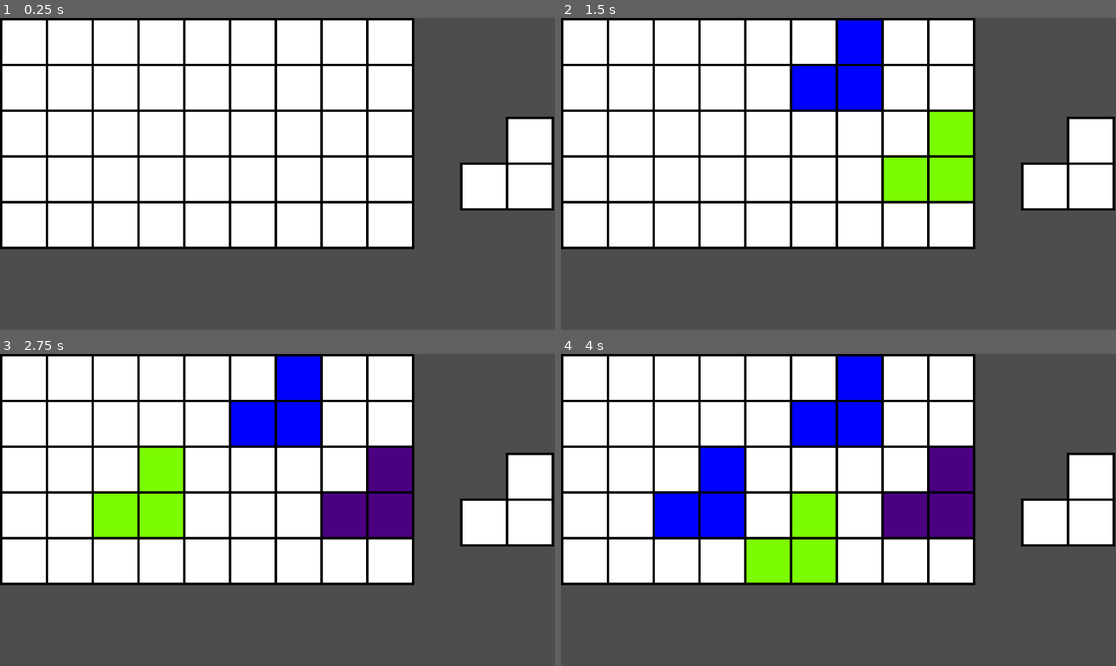
Above: before the commit, frames 1-4 (two rows, left to right).
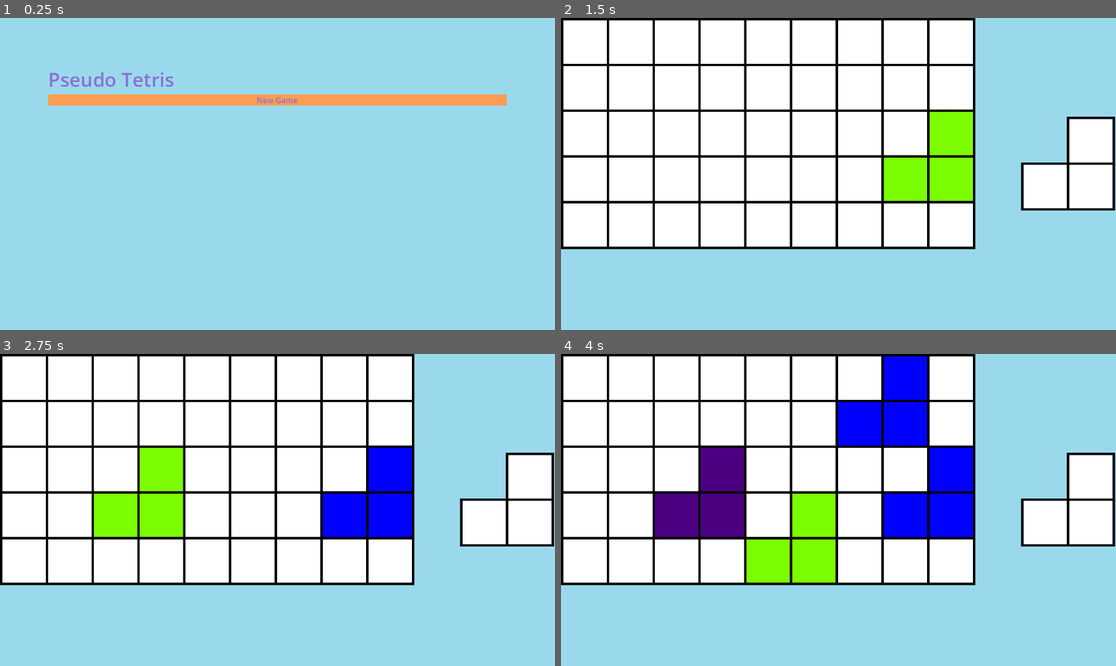
Above: after the commit, the same moments.

Repository: AI-Sturdy-Group/seudo-tetris
Game: Godot game, scene res://Scenes/Game menu/menu.tscn
The game is run twice, just before and just after one commit, with the same random seed, the same clock (stepped at 60 frames per second) and the same inputs. Before the commit the project starts from res://Scenes/board.tscn.
Inputs (mouse positions are in pixels of both pictures, inside the frame that each line leads up to):
- Up to frame 1 (0.25 s): no input
- Up to frame 2 (1.5 s): click (838, 99) at 0.5 s, where only the run after the commit has a clickable "New Game"; tap Enter at 1.25 s; move the mouse to (960, 158) at 1.27 s; click (960, 158) at 1.42 s
- Up to frame 3 (2.75 s): tap Space at 2 s; move the mouse to (166, 525) at 2.02 s; click (166, 525) at 2.17 s
- Up to frame 4 (4 s): tap Enter at 2.75 s; move the mouse to (894, 441) at 2.77 s; click (894, 441) at 2.92 s; tap Space at 3.5 s; move the mouse to (810, 572) at 3.52 s; click (810, 572) at 3.67 s

The runs differ from the first frame. In frame 1, 100% of the frame differs, in the area x 0-100%, y 0-100%; in frame 2, 44%; in frame 3, 48%; in frame 4, 52%.

Commit message:
Add simple title screen

Diff:
--- /dev/null
+++ b/Scenes/Game menu/MarginContainer.gd
@@ -0,0 +1,17 @@
+extends MarginContainer
+
+
+# Called when the node enters the scene tree for the first time.
+func _ready():
+	pass # Replace with function body.
+
+
+# Called every frame. 'delta' is the elapsed time since the previous frame.
+func _process(delta):
+	pass
+
+func _on_button_pressed():
+	$VBoxContainer.visible = false
+	var game = preload("res://Scenes/board.tscn")
+	var instantiated_game = game.instantiate()
+	add_child(instantiated_game)
--- /dev/null
+++ b/Scenes/Game menu/menu.gd
@@ -0,0 +1,17 @@
+extends Control
+
+
+# Called when the node enters the scene tree for the first time.
+func _ready():
+	pass # Replace with function body.
+
+
+# Called every frame. 'delta' is the elapsed time since the previous frame.
+func _process(delta):
+	pass
+
+
+func _on_button_pressed():
+	var game = preload("res://Scenes/board.tscn")
+	var instantiated_game = game.instantiate()
+	add_child(instantiated_game)
--- /dev/null
+++ b/Scenes/Game menu/menu.tscn
@@ -0,0 +1,66 @@
+[gd_scene load_steps=7 format=3 uid="uid://fmnb4aksenrh"]
+
+[ext_resource type="Script" path="res://Scenes/Game menu/menu.gd" id="1_t0woa"]
+[ext_resource type="Script" path="res://Scenes/Game menu/MarginContainer.gd" id="2_ee6rc"]
+
+[sub_resource type="StyleBoxFlat" id="StyleBoxFlat_l4jnt"]
+bg_color = Color(0.905882, 0.498039, 0.101961, 1)
+
+[sub_resource type="StyleBoxFlat" id="StyleBoxFlat_t5irs"]
+bg_color = Color(0.988235, 0.615686, 0.321569, 1)
+
+[sub_resource type="StyleBoxFlat" id="StyleBoxFlat_8ricl"]
+bg_color = Color(0.654902, 0.34902, 0.0313726, 1)
+
+[sub_resource type="Theme" id="Theme_63v8a"]
+Button/colors/font_color = Color(0.556863, 0.435294, 0.819608, 1)
+Button/styles/hover = SubResource("StyleBoxFlat_l4jnt")
+Button/styles/normal = SubResource("StyleBoxFlat_t5irs")
+Button/styles/pressed = SubResource("StyleBoxFlat_8ricl")
+
+[node name="Menu" type="Control"]
+layout_mode = 3
+anchors_preset = 15
+anchor_right = 1.0
+anchor_bottom = 1.0
+grow_horizontal = 2
+grow_vertical = 2
+script = ExtResource("1_t0woa")
+
+[node name="ColorRect" type="ColorRect" parent="."]
+layout_mode = 1
+anchors_preset = 15
+anchor_right = 1.0
+anchor_bottom = 1.0
+grow_horizontal = 2
+grow_vertical = 2
+color = Color(0.603922, 0.85098, 0.92549, 1)
+
+[node name="MarginContainer" type="MarginContainer" parent="ColorRect"]
+layout_mode = 1
+anchors_preset = 15
+anchor_right = 1.0
+anchor_bottom = 1.0
+grow_horizontal = 2
+grow_vertical = 2
+theme_override_constants/margin_left = 100
+theme_override_constants/margin_top = 100
+theme_override_constants/margin_right = 100
+theme_override_constants/margin_bottom = 100
+script = ExtResource("2_ee6rc")
+
+[node name="VBoxContainer" type="VBoxContainer" parent="ColorRect/MarginContainer"]
+layout_mode = 2
+
+[node name="GameTitle" type="Label" parent="ColorRect/MarginContainer/VBoxContainer"]
+layout_mode = 2
+theme_override_colors/font_color = Color(0.556863, 0.435294, 0.819608, 1)
+theme_override_font_sizes/font_size = 40
+text = "Pseudo Tetris"
+
+[node name="Button" type="Button" parent="ColorRect/MarginContainer/VBoxContainer"]
+layout_mode = 2
+theme = SubResource("Theme_63v8a")
+text = "New Game"
+
+[connection signal="pressed" from="ColorRect/MarginContainer/VBoxContainer/Button" to="ColorRect/MarginContainer" method="_on_button_pressed"]
--- a/project.godot
+++ b/project.godot
@@ -11,7 +11,7 @@
 [application]
 
 config/name="Seudo-tetris"
-run/main_scene="res://Scenes/board.tscn"
+run/main_scene="res://Scenes/Game menu/menu.tscn"
 config/features=PackedStringArray("4.2", "Mobile")
 config/icon="res://icon.svg"
 
